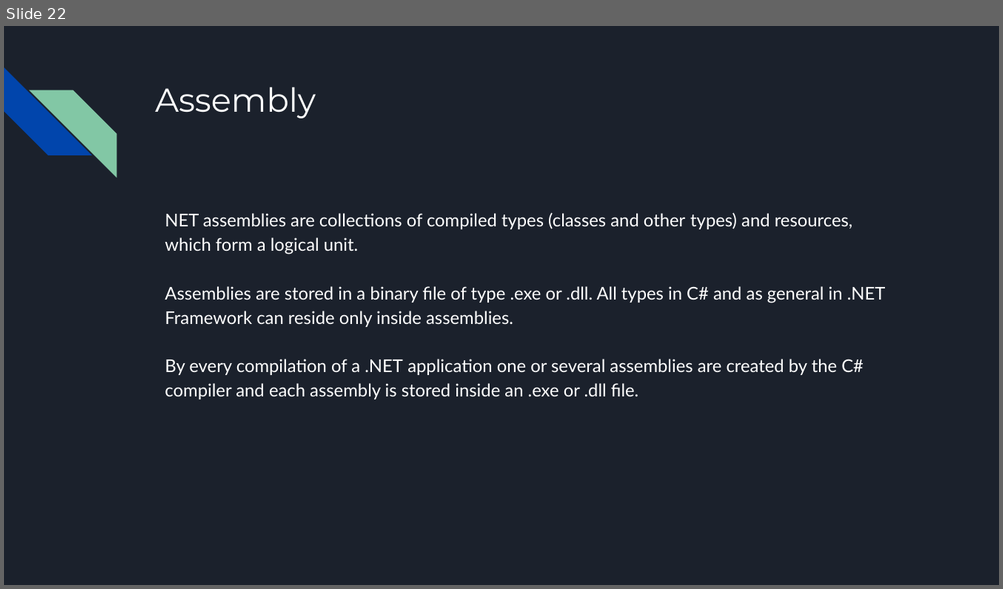
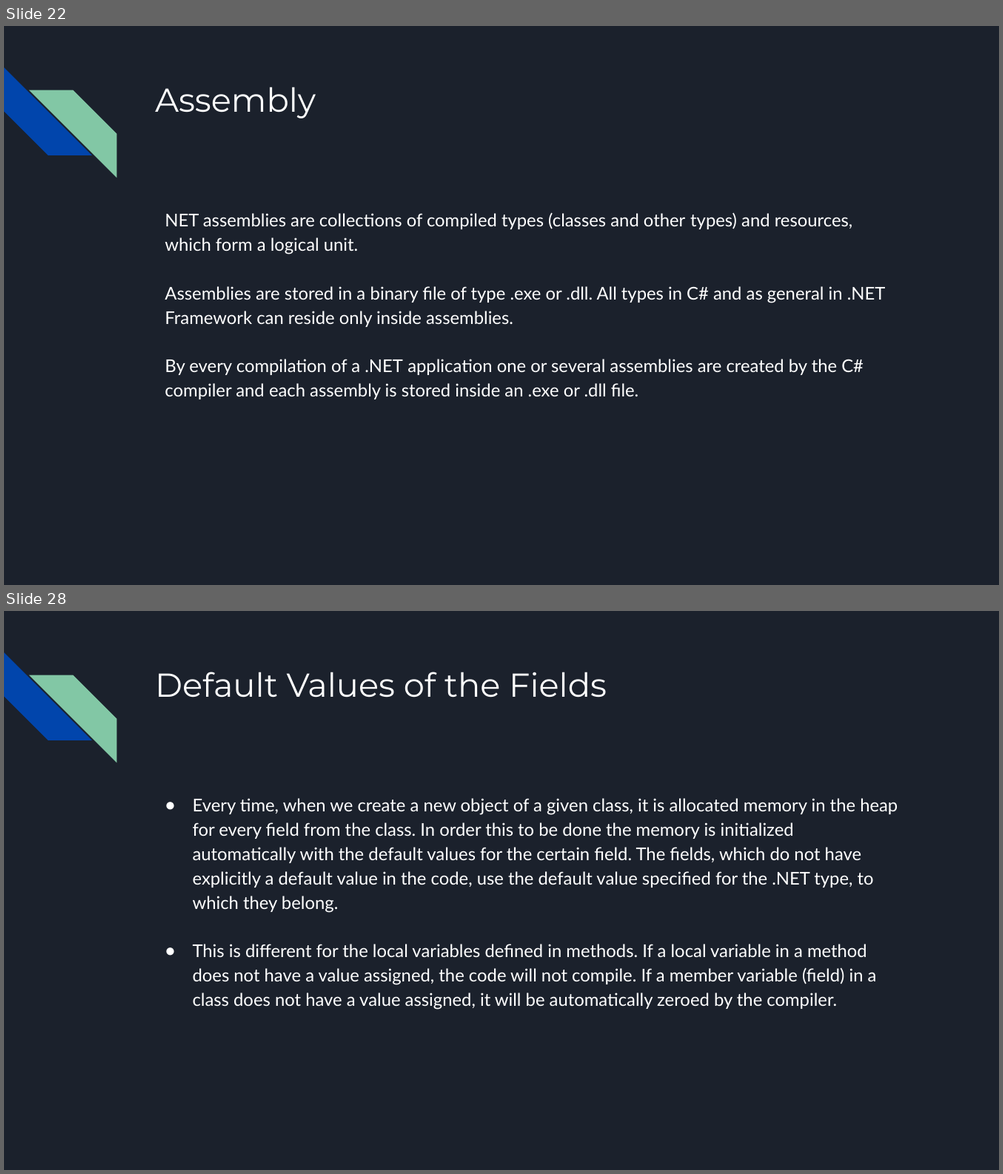
Before and after one commit to bulhard/Principles_Of_Programming, a slide deck: _Presentations/03 Defining classes.pptx. Shown one above the other, each under a label of ours: slide 22 before the commit, slides 22 and 28 after it; the slides between them are not shown. The pictures are 1003x589 and 1003x1174 pixels, drawn with LibreOffice and Linux fonts; fonts in the diff are those of the drawing. Boxes give left, top, right and bottom in pixels: in the first picture for what was removed or moved away, otherwise in the second. Text is boxed around its words. In the diff, an @@ line names an element or a change of style, - is before the commit and + after.

Commit message:
03 Classes

```diff
--- a/_Presentations/03 Defining classes.pptx
+++ b/_Presentations/03 Defining classes.pptx
@@ slide 28 added at (4,611,999,1170), background #1B212C; not listed: 2 template elements that a slide beside it also shows @@
@@ title added at (155,672,606,698), 32 pt, text #FFFFFF @@
+Default Values of the Fields
@@ text added at (193,798,897,1010), 17 pt, text #FFFFFF @@
+● Every time, when we create a new object of a given class, it is allocated memory in the heap for every field from the class. In order this to be done the memory is initialized automatically with the default values for the certain field. The fields, which do not have explicitly a default value in the code, use the default value specified for the .NET type, to which they belong.
+● This is different for the local variables defined in methods. If a local variable in a method does not have a value assigned, the code will not compile. If a member variable (field) in a class does not have a value assigned, it will be automatically zeroed by the compiler.
```
Also in this commit, not shown: 42 other slides added, 6 other files.
